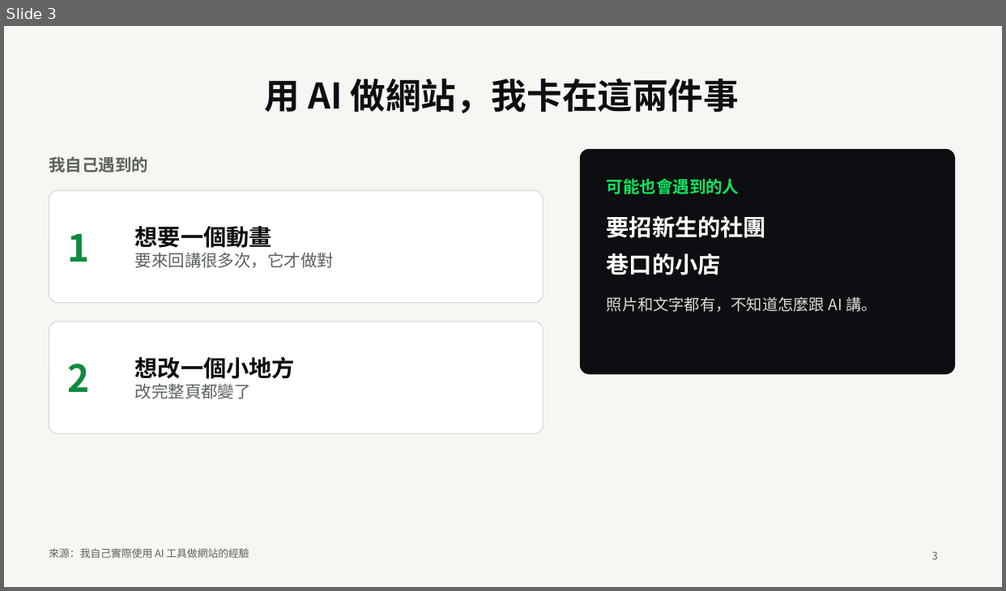
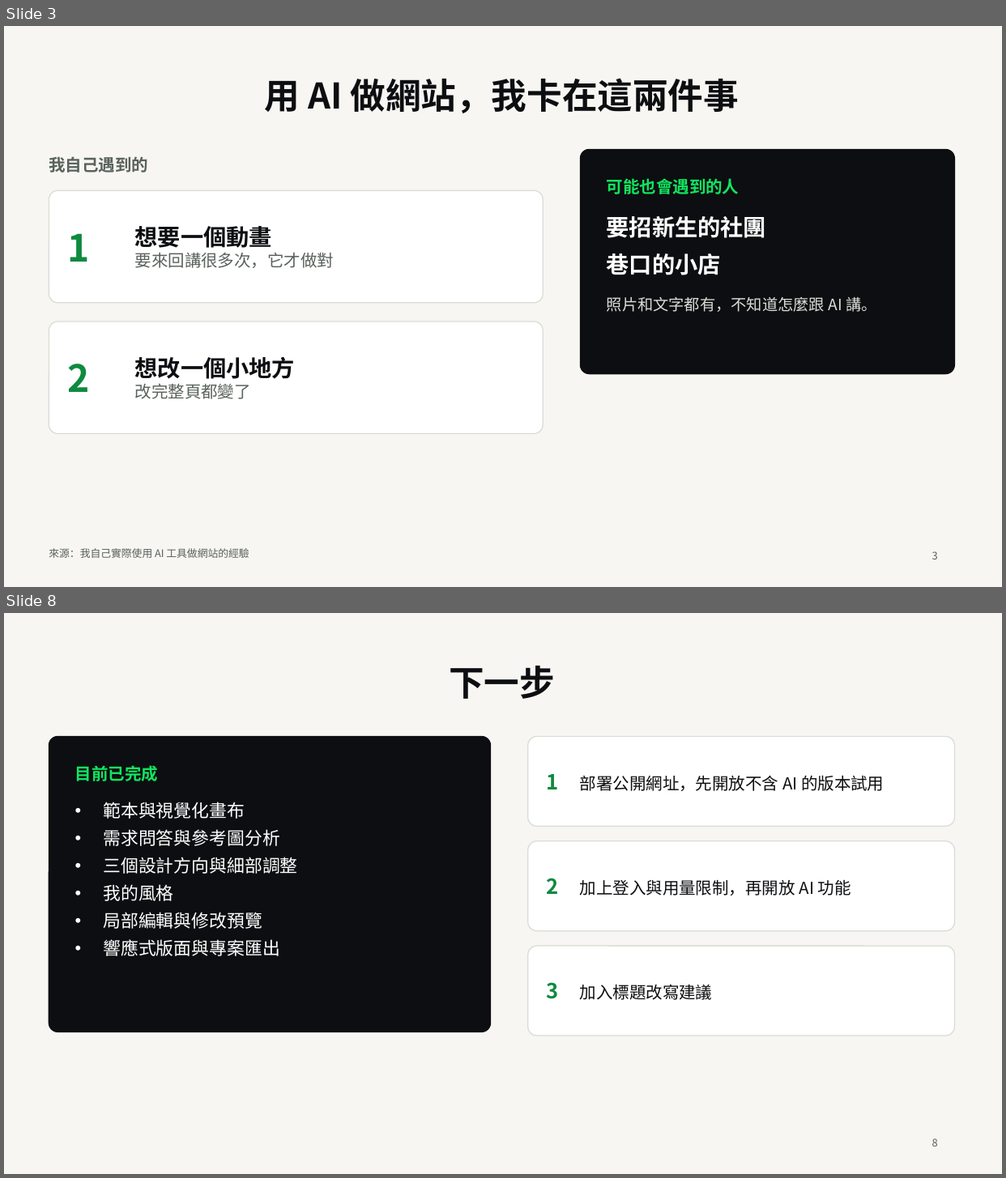
Before and after one commit to ChewyChloe/Sketch2Site, a slide deck: docs/demo-day/Sketch2Site-DemoDay-v1.pptx. Shown one above the other, each under a label of ours: slide 3 before the commit, slides 3 and 8 after it; the slides between them are not shown. The pictures are 1006x591 and 1006x1178 pixels, drawn with LibreOffice and Linux fonts; fonts in the diff are those of the drawing. Boxes give left, top, right and bottom in pixels: in the first picture for what was removed or moved away, otherwise in the second. Text is boxed around its words. In the diff, an @@ line names an element or a change of style, - is before the commit and + after.

```diff
--- a/docs/demo-day/Sketch2Site-DemoDay-v1.pptx
+++ b/docs/demo-day/Sketch2Site-DemoDay-v1.pptx
@@ slide 8 added at bbox=[4, 613, 1002, 1174], background #F7F6F2 @@
@@ title added at bbox=[449, 666, 555, 699], 34 pt, text #0D0E11, bold @@
+下一步
@@ rounded rectangle added at bbox=[49, 736, 491, 1033], fill #0D0E11, outline #0D0E11 1 pt @@
@@ rounded rectangle added at bbox=[528, 736, 955, 826], fill #FFFFFF, outline #D9DDD6 1 pt @@
@@ text added at bbox=[75, 765, 158, 781], 16 pt, text #10E560, bold @@
+目前已完成
@@ text added at bbox=[547, 774, 884, 791], 16 pt, text #0D0E11 @@
+1 部署公開網址，先開放不含 AI 的版本試用
@@ text added at bbox=[103, 802, 297, 956], 17 pt, text #FFFFFF @@
+• 範本與視覺化畫布
+• 需求問答與參考圖分析
+• 三個設計方向與細部調整
+• 我的風格
+• 局部編輯與修改預覽
+• 響應式版面與專案匯出
@@ rounded rectangle added at bbox=[528, 841, 955, 931], fill #FFFFFF, outline #D9DDD6 1 pt @@
@@ text added at bbox=[547, 878, 851, 896], 16 pt, text #0D0E11 @@
+2 加上登入與用量限制，再開放 AI 功能
@@ rounded rectangle added at bbox=[528, 946, 955, 1036], fill #FFFFFF, outline #D9DDD6 1 pt @@
@@ text added at bbox=[547, 982, 713, 1000], 16 pt, text #0D0E11 @@
+3 加入標題改寫建議
@@ page number added at bbox=[932, 1139, 938, 1147], 10 pt, text #5A625C @@
+8
```
Also in this commit, not shown: 4 slides changed, 1 other slide added, 2 slides removed, 8 other files.
